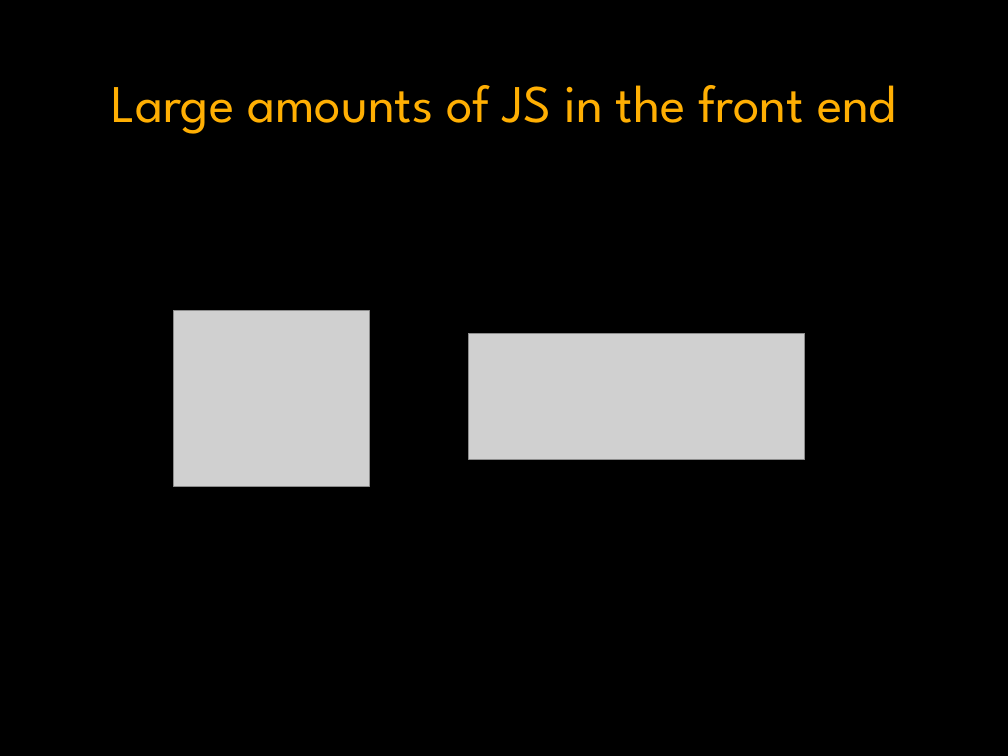
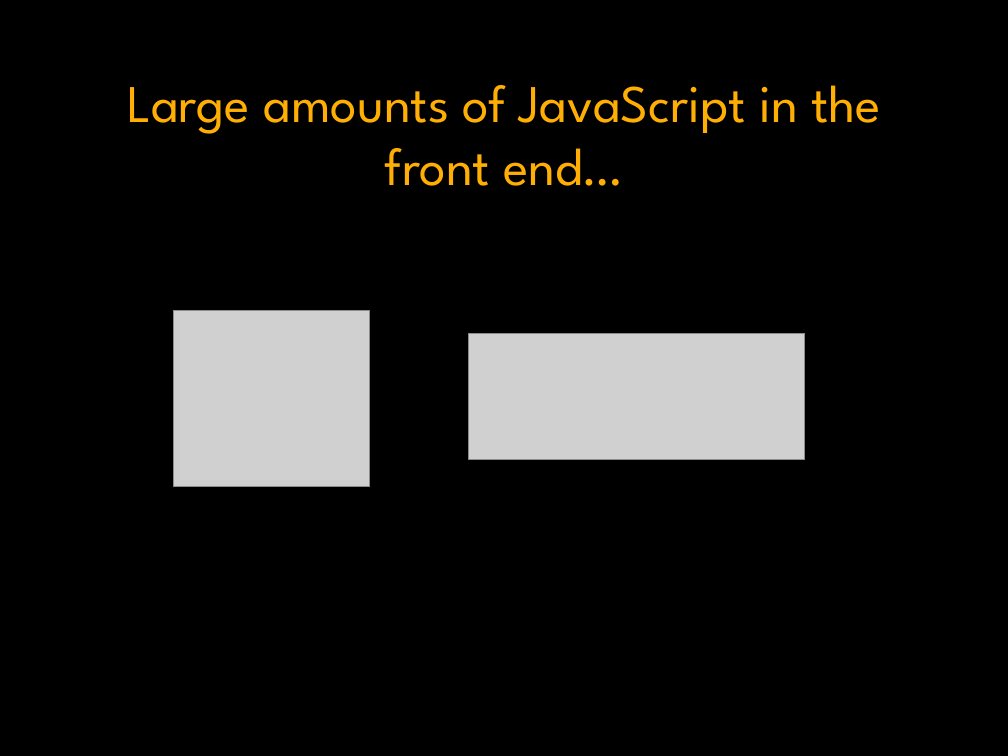
Before and after one commit to grassdog/jasmine-talk, a slide deck: slide 3 of jasmine.pptx (slide 4 before the commit). Drawn at 1008x756 pixels with LibreOffice and Linux fonts; fonts in the diff are those of the drawing; grey boxes stand for pictures; background and template pictures are left out. Boxes give left, top, right and bottom in pixels: in the first picture for what was removed or moved away, otherwise in the second. Text is boxed around its words. In the diff, an @@ line names an element or a change of style, - is before the commit and + after.

```diff
--- a/jasmine.pptx
+++ b/jasmine.pptx
@@ title at <box>127,85,881,186</box>: text changed @@
-Large amounts of JS in the front end
+Large amounts of JavaScript in the front end…
```
Also in this commit, not shown: 4 other slides changed, 1 slide added, 1 slide removed.
